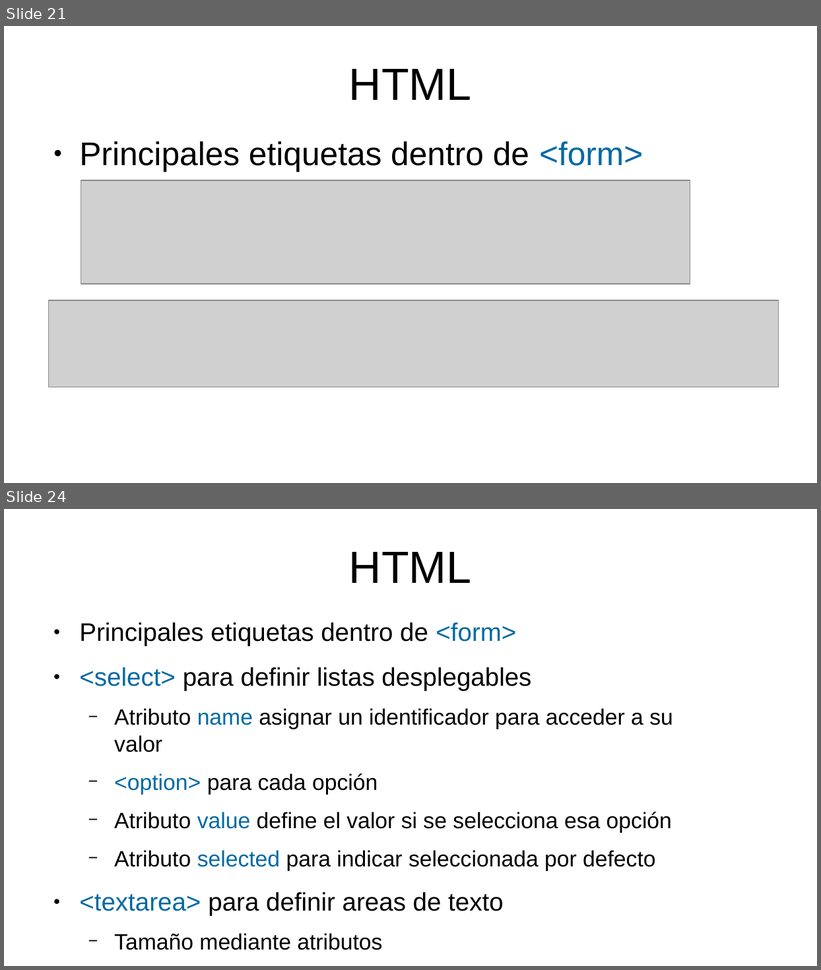
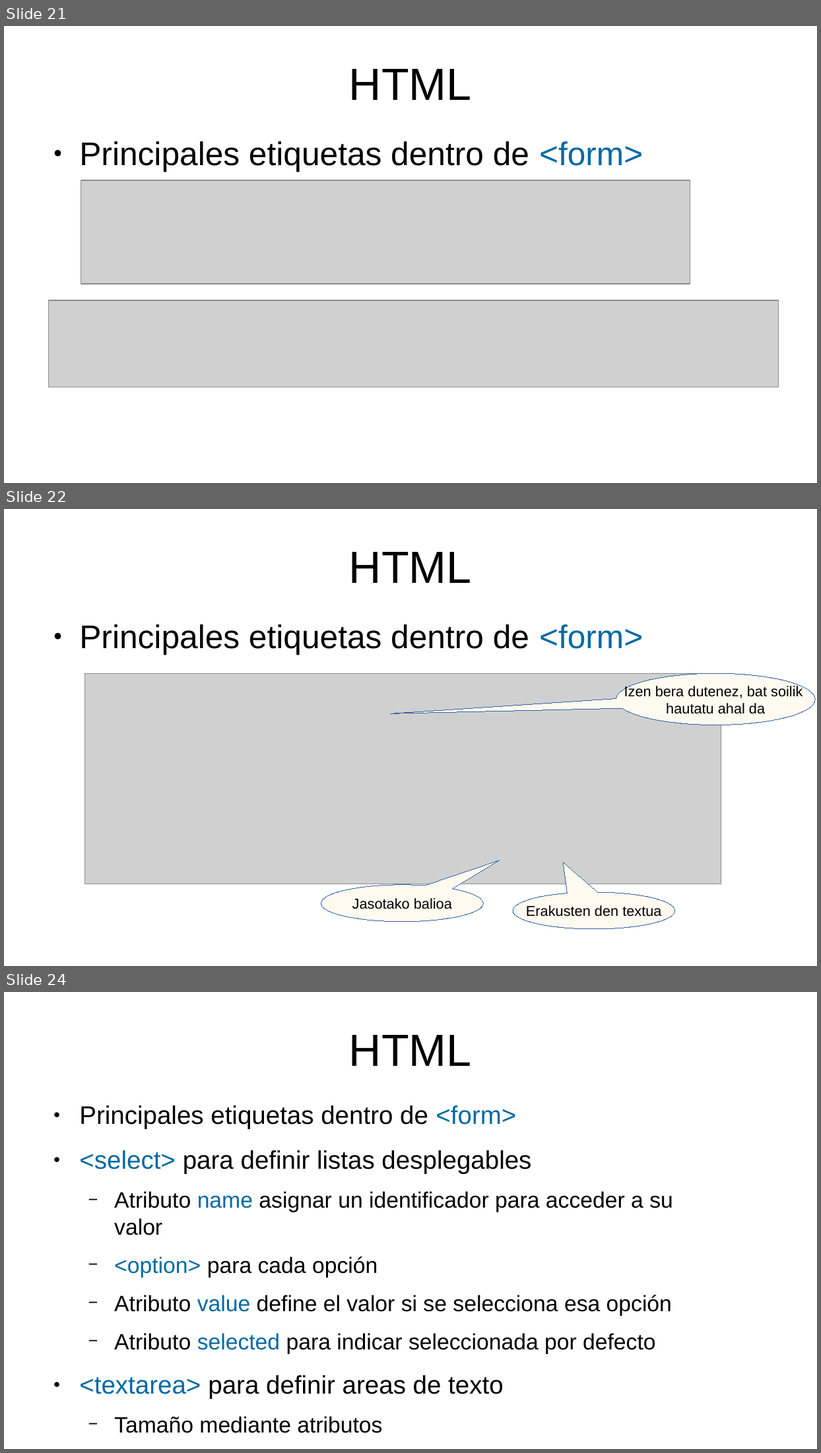
Before and after one commit to mikel-egana-aranguren/EHU-SGSSI-01, a slide deck: SistemasWeb/SistemasWeb.odp. Shown one above the other, each under a label of ours: slides 21 and 24 before the commit, slides 21, 22 and 24 after it; the slides between them are not shown. The pictures are 821x970 and 821x1453 pixels, drawn with LibreOffice and Linux fonts; fonts in the diff are those of the drawing; grey boxes stand for pictures; background and template pictures are left out. Boxes give left, top, right and bottom in pixels: in the first picture for what was removed or moved away, otherwise in the second. Text is boxed around its words. In the diff, an @@ line names an element or a change of style, - is before the commit and + after.

```diff
--- a/SistemasWeb/SistemasWeb.odp
+++ b/SistemasWeb/SistemasWeb.odp
@@ slide 22 added at (4,509,817,966), background #FFFFFF @@
@@ title added at (349,552,472,583), 44 pt, text #000000 @@
+HTML
@@ text added at (79,625,643,655), 32 pt, text #000000 @@
+● Principales etiquetas dentro de <form>
@@ picture added at (85,673,721,884) @@
@@ speech bubble added at (616,673,816,725), fill #FFFAF0, outline #3465A4 0 pt, 14 pt, text #000000 @@
+Izen bera dutenez, bat soilik
+hautatu ahal da
@@ speech bubble added at (321,885,484,922), fill #FFFAF0, outline #3465A4 0 pt, 14 pt, text #000000 @@
+Jasotako balioa
@@ speech bubble added at (513,892,675,929), fill #FFFAF0, outline #3465A4 0 pt, 14 pt, text #000000 @@
+Erakusten den textua
```
Also in this commit, not shown: 7 slides changed, 1 slide removed, 4 other files.
